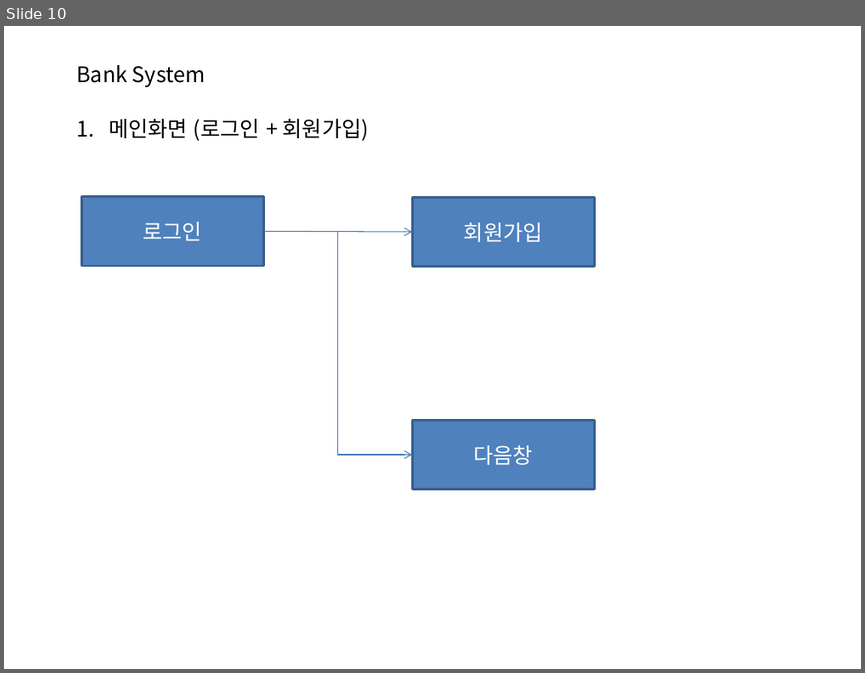
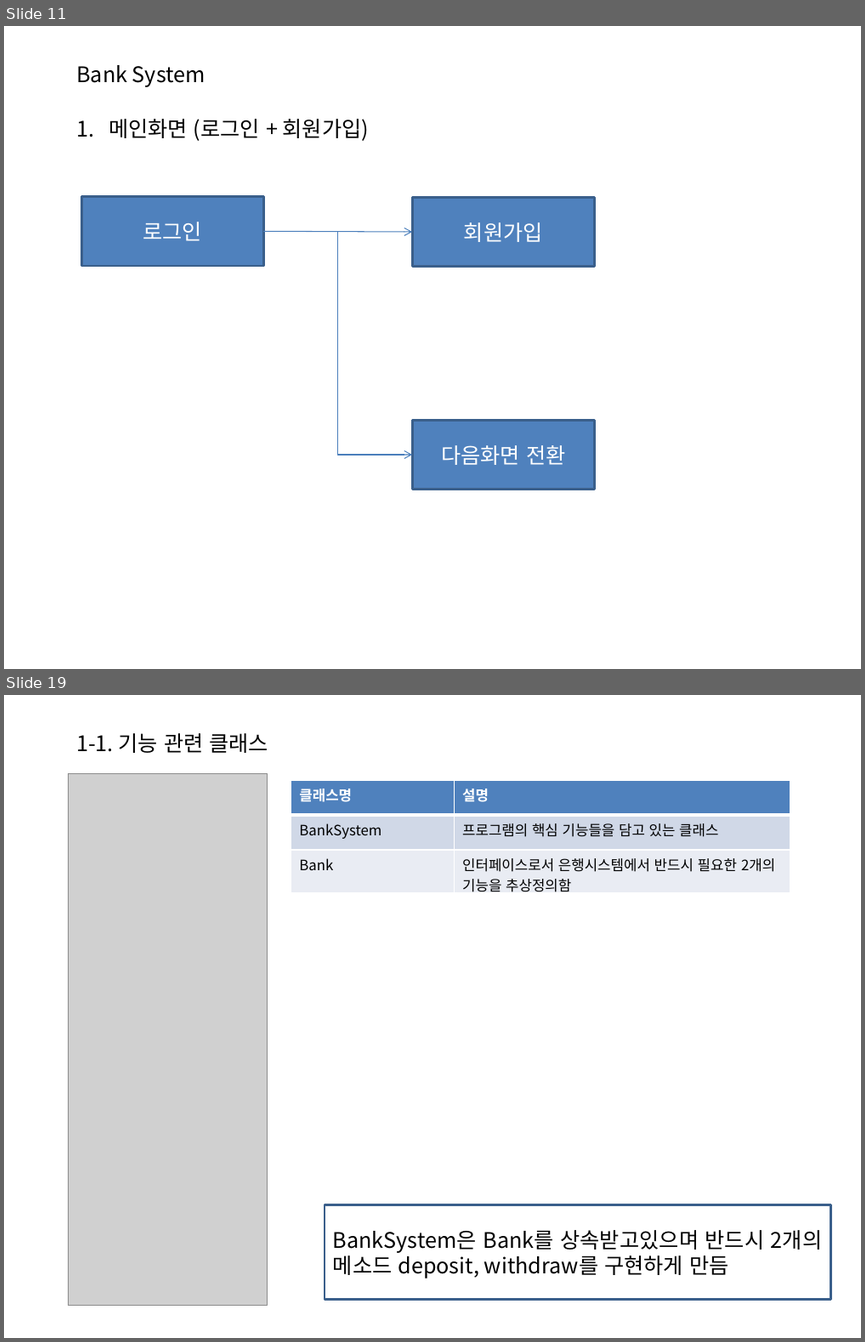
Before and after one commit to S-Onix/BankSystemProject, a slide deck: BankSystem/documentation/banksystem.pptx. Shown one above the other, each under a label of ours: slide 10 before the commit, slides 11 and 19 after it; the slides between them are not shown. The pictures are 865x673 and 865x1342 pixels, drawn with LibreOffice and Linux fonts; fonts in the diff are those of the drawing; grey boxes stand for pictures. Boxes give left, top, right and bottom in pixels: in the first picture for what was removed or moved away, otherwise in the second. Text is boxed around its words. In the diff, an @@ line names an element or a change of style, - is before the commit and + after.

Commit message:
final version(very 많이 modify 필요함)

```diff
--- a/BankSystem/documentation/banksystem.pptx
+++ b/BankSystem/documentation/banksystem.pptx
@@ slide 19 added at bbox=[4, 695, 861, 1338], background #FFFFFF @@
@@ text added at bbox=[76, 733, 268, 753], 18 pt, text #000000 @@
+1-1. 기능 관련 클래스
@@ picture added at bbox=[69, 774, 267, 1305] @@
@@ table added at bbox=[291, 780, 789, 896], 3 rows, 2 columns @@
+클래스명 | 설명
+BankSystem | 프로그램의 핵심 기능들을 담고 있는 클래스
+Bank | 인터페이스로서 은행시스템에서 반드시 필요한 2개의 기능을 추상정의함
@@ rectangle added at bbox=[324, 1205, 831, 1299], fill #FFFFFF, outline #3A5F8C 2 pt, 18 pt, text #000000 @@
+BankSystem은 Bank를 상속받고있으며 반드시 2개의 메소드 deposit, withdraw를 구현하게 만듬
@@ what was slide 10 is now slide 11 @@
@@ slide 11 changed as well @@
@@ text in rectangle at bbox=[441, 445, 565, 465]: text changed @@
-다음창
+다음화면 전환
```
Also in this commit, not shown: 2 other slides changed, 22 other slides added, 9 slides removed, 8 other files.
